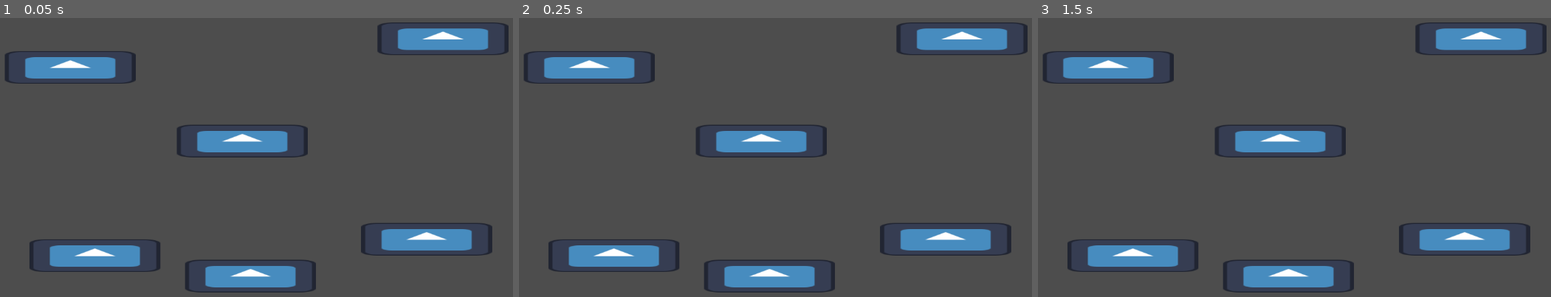
Above: before the commit, frames 1-3 (left to right).
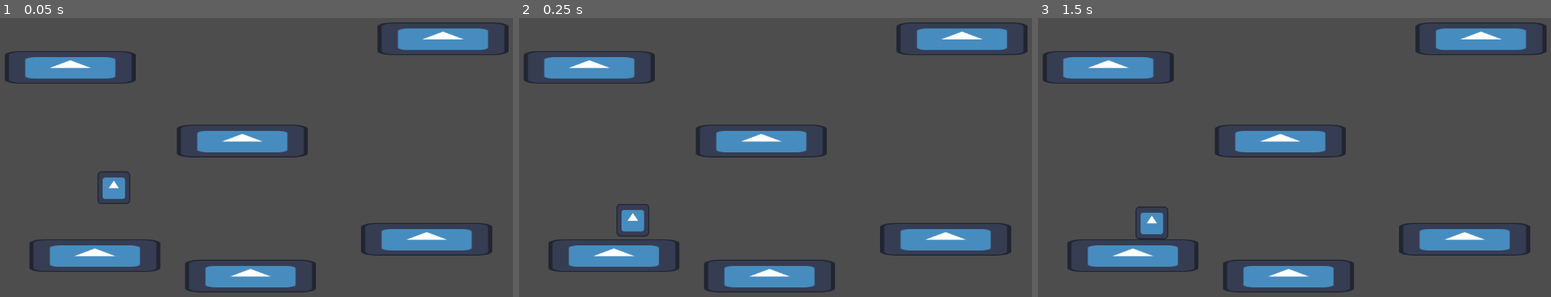
Above: after the commit, the same moments.

Repository: jaymehta-g/tx-jam-2023
Game: Godot game, scene res://game/game.tscn
Two runs of this game, one before a commit and one after it. Both use one fixed random seed, a clock stepped at 60 frames per second and the inputs below. The project has no main scene, so this scene is started directly. The engine's default icon, where the game draws it, is replaced by a stand-in: a white triangle on a blue panel in a dark square.
Inputs:
- Up to frame 1 (0.05 s): no input
- Up to frame 2 (0.25 s): no input
- Up to frame 3 (1.5 s): tap Enter at 1.25 s

The runs differ from the first frame. In frame 1, 0.4% of the frame differs, in the area x 18-26%, y 55-67%; in frame 2, 0.5%, in the area x 18-26%, y 66-79%; in frame 3, 0.4%.

Commit message:
Add "finished" player controller

Diff:
--- /dev/null
+++ b/entity/player/input_maps_res.gd
@@ -0,0 +1,7 @@
+extends Resource
+class_name InputMaps
+
+@export var up: StringName
+@export var down: StringName
+@export var left: StringName
+@export var right: StringName
--- /dev/null
+++ b/entity/player/p1_input_maps.tres
@@ -0,0 +1,10 @@
+[gd_resource type="Resource" script_class="InputMaps" load_steps=2 format=3 uid="uid://b6xcapfnmy44k"]
+
+[ext_resource type="Script" path="res://entity/player/input_maps_res.gd" id="1_nwuq3"]
+
+[resource]
+script = ExtResource("1_nwuq3")
+up = &"ui_up"
+down = &"ui_down"
+left = &"ui_left"
+right = &"ui_right"
--- /dev/null
+++ b/entity/player/platform_controller.gd
@@ -0,0 +1,24 @@
+extends CharacterBody2D
+class_name PlatformerController
+
+@export var stats: PlayerStats
+@export var input_maps: InputMaps
+
+var hori_input: float
+var jump_input: bool
+
+func _ready() -> void:
+	pass
+
+func _process(_delta: float) -> void:
+	hori_input = Input.get_axis(input_maps.left, input_maps.right)
+
+func _physics_process(delta: float) -> void:
+	velocity.x = hori_input * stats.move_speed
+	if is_on_floor():
+		velocity.y = 0
+		if Input.is_action_pressed(input_maps.up):
+			velocity.y = -stats.jump_velocity
+	else:
+		velocity.y += stats.gravity_accel * delta
+	move_and_slide()
--- /dev/null
+++ b/entity/player/player.tscn
@@ -0,0 +1,21 @@
+[gd_scene load_steps=6 format=3 uid="uid://xtp5dguaero"]
+
+[ext_resource type="Script" path="res://entity/player/platform_controller.gd" id="1_30o1a"]
+[ext_resource type="Texture2D" uid="uid://g2wilstv4d8y" path="res://icon.svg" id="1_tbvqc"]
+[ext_resource type="Resource" uid="uid://bln3t4wpg7v7" path="res://entity/player/player_stats.tres" id="2_mwk7j"]
+[ext_resource type="Resource" uid="uid://b6xcapfnmy44k" path="res://entity/player/p1_input_maps.tres" id="3_2q286"]
+
+[sub_resource type="RectangleShape2D" id="RectangleShape2D_ipgrh"]
+size = Vector2(64, 64)
+
+[node name="Player" type="CharacterBody2D"]
+script = ExtResource("1_30o1a")
+stats = ExtResource("2_mwk7j")
+input_maps = ExtResource("3_2q286")
+
+[node name="Sprite2D" type="Sprite2D" parent="."]
+scale = Vector2(0.5, 0.5)
+texture = ExtResource("1_tbvqc")
+
+[node name="CollisionShape2D" type="CollisionShape2D" parent="."]
+shape = SubResource("RectangleShape2D_ipgrh")
--- /dev/null
+++ b/entity/player/player_stats.tres
@@ -0,0 +1,9 @@
+[gd_resource type="Resource" script_class="PlayerStats" load_steps=2 format=3 uid="uid://bln3t4wpg7v7"]
+
+[ext_resource type="Script" path="res://entity/player/player_stats_res.gd" id="1_d1u15"]
+
+[resource]
+script = ExtResource("1_d1u15")
+move_speed = 500.0
+jump_velocity = 600.0
+gravity_accel = 2000.0
--- /dev/null
+++ b/entity/player/player_stats_res.gd
@@ -0,0 +1,5 @@
+extends Resource
+class_name PlayerStats
+@export var move_speed: float
+@export var jump_velocity: float
+@export var gravity_accel: float
--- a/game/game.tscn
+++ b/game/game.tscn
@@ -1,9 +1,13 @@
-[gd_scene load_steps=3 format=3 uid="uid://b1tlouttff55g"]
+[gd_scene load_steps=4 format=3 uid="uid://b1tlouttff55g"]
 
 [ext_resource type="Script" path="res://game/game.gd" id="1_b50ab"]
 [ext_resource type="PackedScene" uid="uid://b3lxok7cs0aib" path="res://level/levels/proto level.tscn" id="2_kkwtj"]
+[ext_resource type="PackedScene" uid="uid://xtp5dguaero" path="res://entity/player/player.tscn" id="3_ato3j"]
 
 [node name="Game" type="Node2D"]
 script = ExtResource("1_b50ab")
 
 [node name="Level" parent="." instance=ExtResource("2_kkwtj")]
+
+[node name="Player" parent="." instance=ExtResource("3_ato3j")]
+position = Vector2(293, 408)
